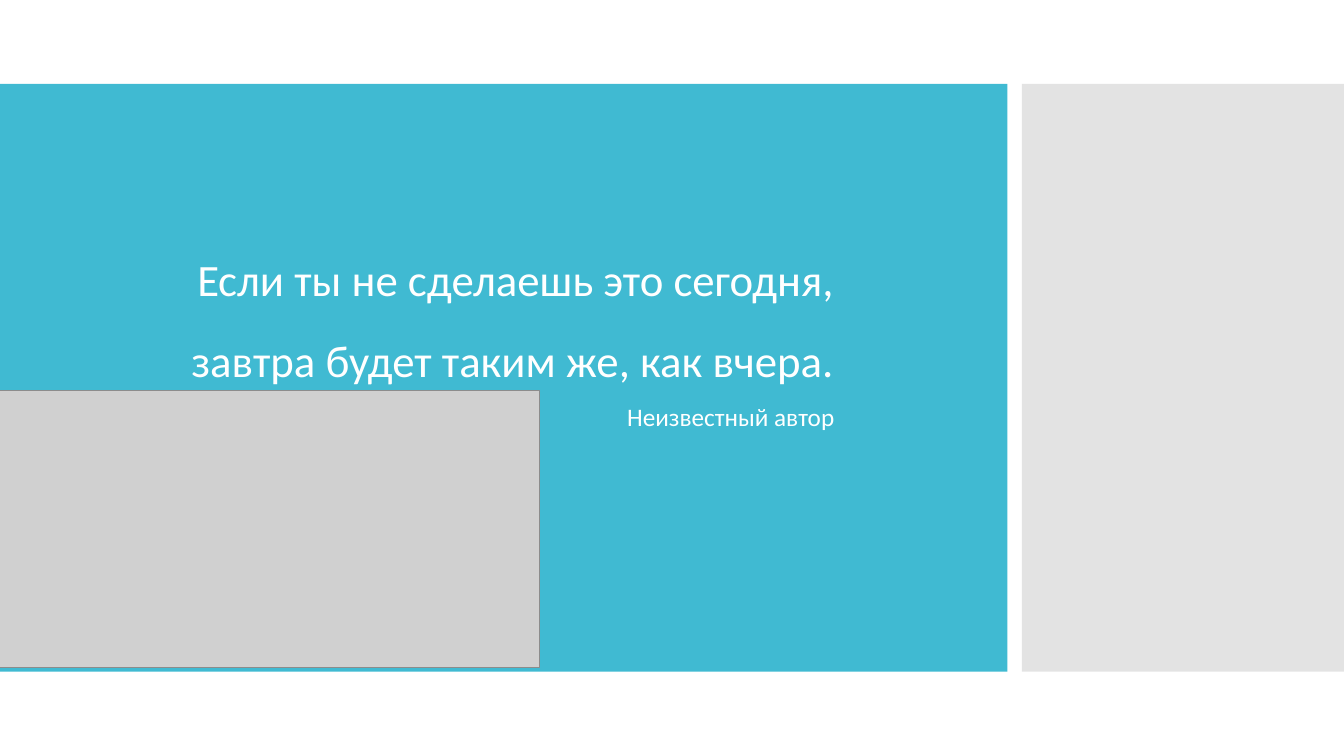
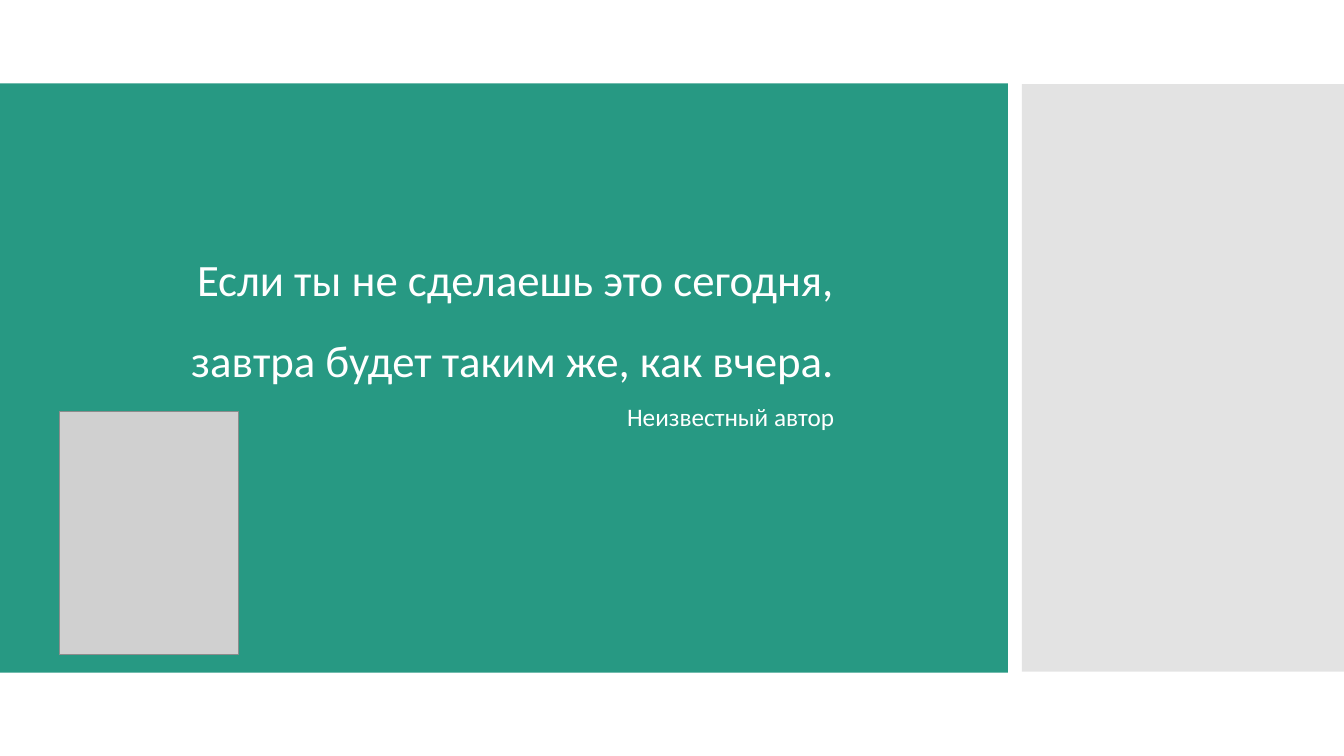
Before and after one commit to TMS-BI21-onl/Evgeniy.Pivovarchik, a slide deck: slide 22 of Project/Business Intelligence. Дипломный проект.pptx. Drawn at 1344x756 pixels with LibreOffice and Linux fonts; fonts in the diff are those of the drawing; grey boxes stand for pictures. Boxes give left, top, right and bottom in pixels: in the first picture for what was removed or moved away, otherwise in the second. Text is boxed around its words. In the diff, an @@ line names an element or a change of style, - is before the commit and + after.

```diff
--- a/Project/Business Intelligence. Дипломный проект.pptx
+++ b/Project/Business Intelligence. Дипломный проект.pptx
@@ rectangle added at <box>0,84,1008,674</box>, fill #279983 @@
@@ picture removed at <box>0,391,539,668</box> @@
@@ picture added at <box>59,411,238,655</box> @@
```
Also in this commit, not shown: 21 other slides changed.
